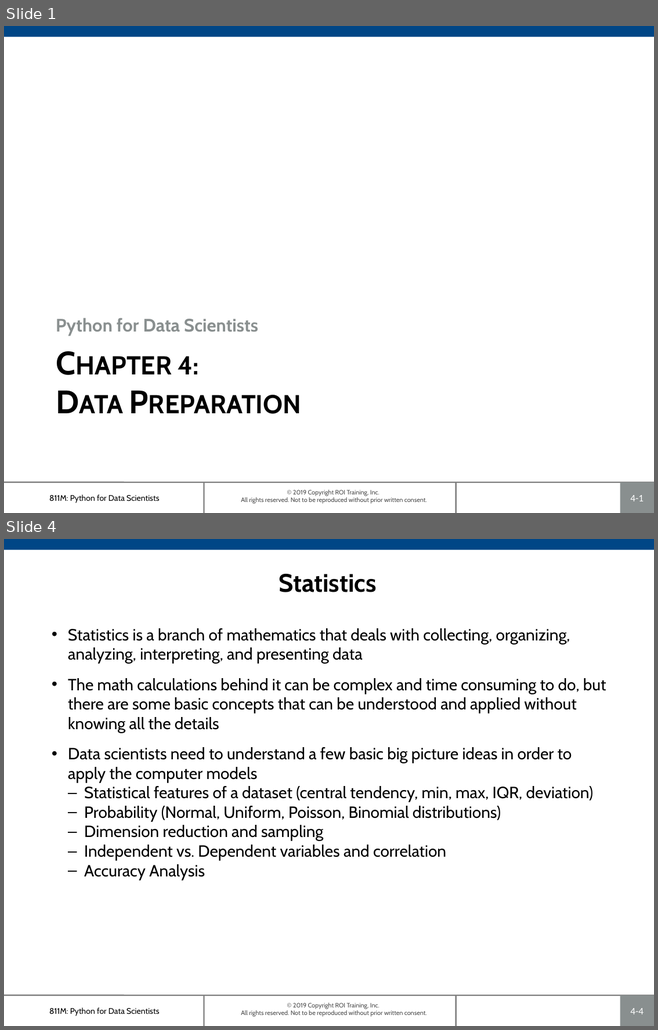
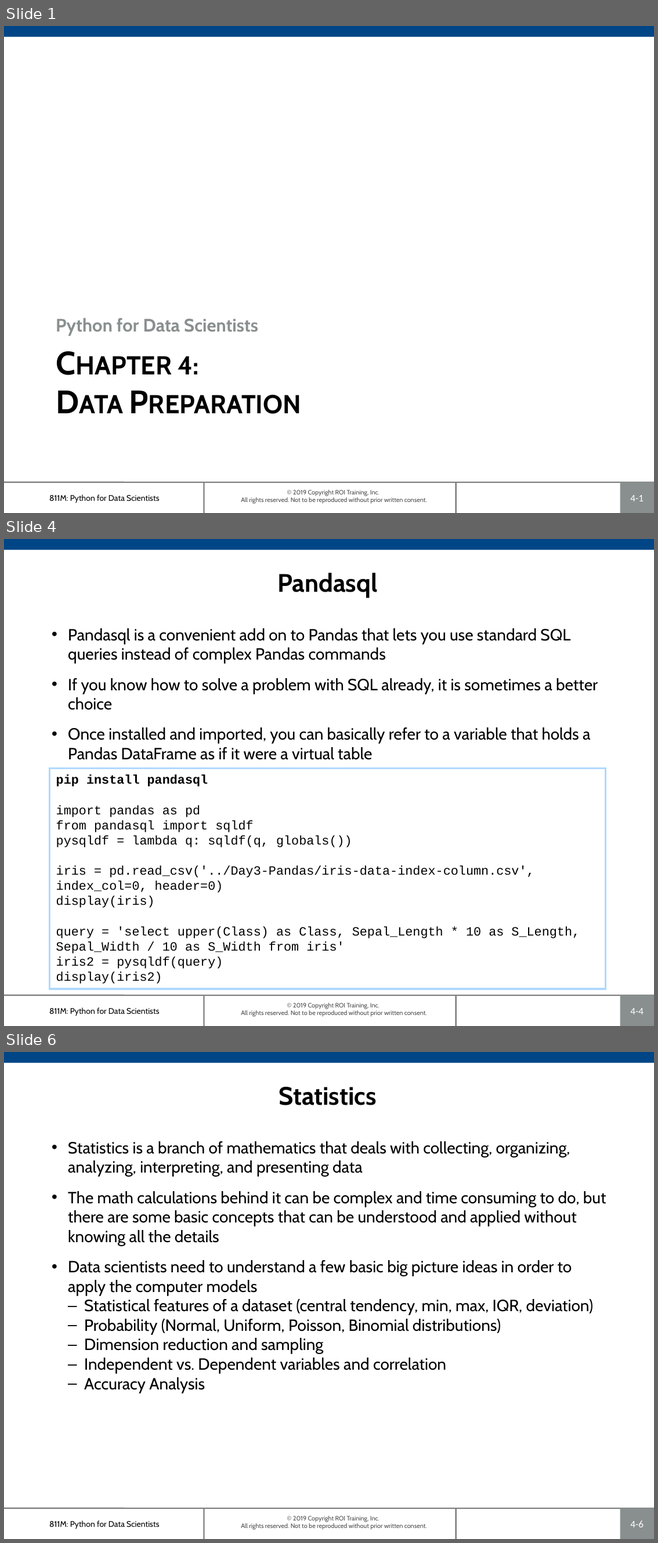
Before and after one commit to roitraining/PythonProgram, a slide deck: Day4-DataPrep/Ch04-DataPreparation.pptx. Shown one above the other, each under a label of ours: slides 1 and 4 before the commit, slides 1, 4 and 6 after it; the slides between them are not shown. The pictures are 658x1030 and 658x1543 pixels, drawn with LibreOffice and Linux fonts; fonts in the diff are those of the drawing; background and template pictures are left out. Boxes give left, top, right and bottom in pixels: in the first picture for what was removed or moved away, otherwise in the second. Text is boxed around its words. In the diff, an @@ line names an element or a change of style, - is before the commit and + after.

```diff
--- a/Day4-DataPrep/Ch04-DataPreparation.pptx
+++ b/Day4-DataPrep/Ch04-DataPreparation.pptx
@@ slide 4 added at (4, 539, 654, 1026), background #FFFFFF; not listed: 7 template elements that a slide beside it also shows @@
@@ title added at (277, 573, 377, 598), 28 pt, text #000000, bold @@
+Pandasql
@@ text added at (68, 628, 597, 760), 18 pt, text #000000 @@
+• Pandasql is a convenient add on to Pandas that lets you use standard SQL queries instead of complex Pandas commands
+• If you know how to solve a problem with SQL already, it is sometimes a better choice
+• Once installed and imported, you can basically refer to a variable that holds a Pandas DataFrame as if it were a virtual table
@@ rectangle added at (49, 768, 605, 989), outline #AFD9FF 2.25 pt, 14 pt, text #000000 @@
+pip install pandasql
+import pandas as pd
+from pandasql import sqldf
+pysqldf = lambda q: sqldf(q, globals())
+iris = pd.read_csv('../Day3-Pandas/iris-data-index-column.csv', index_col=0, header=0)
+display(iris)
+query = 'select upper(Class) as Class, Sepal_Length * 10 as S_Length, Sepal_Width / 10 as S_Width from iris'
+iris2 = pysqldf(query)
+display(iris2)
@@ what was slide 4 is now slide 6 @@
@@ page number at (630, 1521, 643, 1528): text changed @@
-4-4
+4-6
```
Also in this commit, not shown: 6 slides changed, 1 other slide added.
